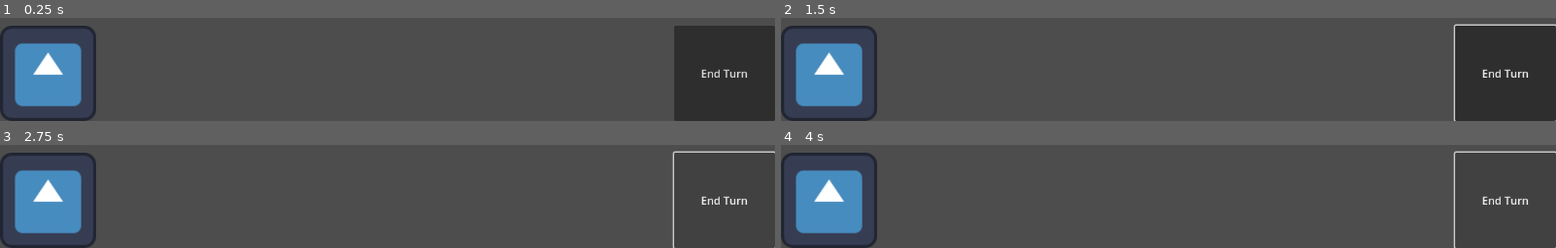
Above: before the commit, frames 1-4 (two rows, left to right).
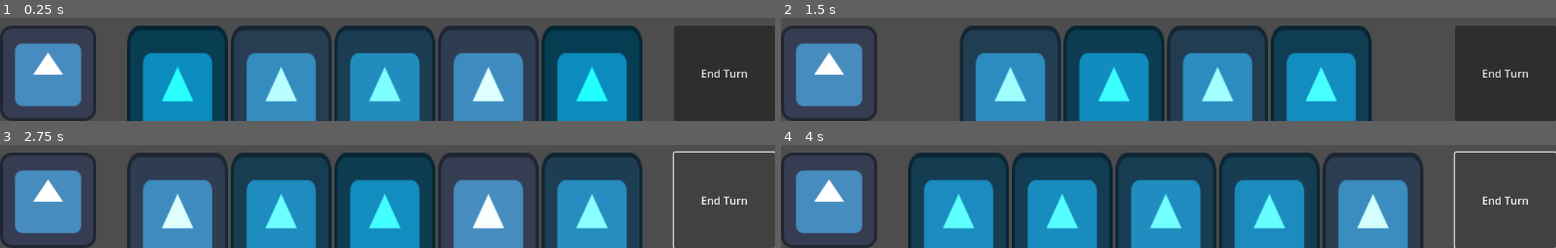
Above: after the commit, the same moments.

Repository: MichaelRRyan/GGJ-2025
Game: Godot game, scene res://Gameplay/gameplay.tscn
Two runs of this game, one before a commit and one after it. Both use one fixed random seed, a clock stepped at 60 frames per second and the inputs below. The engine's default icon, where the game draws it, is replaced by a stand-in: a white triangle on a blue panel in a dark square.
Inputs (mouse positions are in pixels of both pictures, inside the frame that each line leads up to):
- Up to frame 1 (0.25 s): no input
- Up to frame 2 (1.5 s): click "End Turn" at 0.5 s; click (959, 99) at 1.27 s
- Up to frame 3 (2.75 s): click "End Turn" at 2 s
- Up to frame 4 (4 s): click (959, 226) at 2.77 s; click "End Turn" at 3.5 s

The runs differ from the first frame. In frame 1, 60% of the frame differs, in the area x 16-83%, y 7-100%; in frame 2, 48%; in frame 3, 55%; in frame 4, 60%.

Commit message:
Integrated merged changes into existing system

Diff:
--- a/Features/Cards/CardManager.gd
+++ b/Features/Cards/CardManager.gd
@@ -1,34 +1,14 @@
 extends Node
 
-var _draw_deck := Deck.new()
+var _draw_deck : Deck = null
 var _discard_deck := Deck.new()
 var _hand_cards := []
 var _max_hand_size : int = 5
 
 
-func create_card(name: String, description: String, effect: Effect) -> Card:
-	# Create the card with the name, description and assign the effect
-	var card = Card.new()
-	card.name = name
-	card.description = description
-	card.effect = effect
-
-	return card
-
-
-func _ready():
-	var spirit = get_parent().get_node("Spirit")
-
-	# Create a damage card that damage the Spirit
-	var damage_effect = DamageEffect.new()
-	damage_effect.target = spirit
-	var damage_card_spirit = create_card("DamageCard", "Deal damage to the player.", damage_effect)
-
-	_draw_deck.add_card(damage_card_spirit)
-	_draw_deck.add_card(damage_card_spirit)
-	_draw_deck.add_card(damage_card_spirit)
-	_draw_deck.add_card(damage_card_spirit)
-	_draw_deck.add_card(damage_card_spirit)
+#-------------------------------------------------------------------------------
+func _ready() -> void:
+	_draw_deck = PersistentDeck
 
 
 #-------------------------------------------------------------------------------
--- /dev/null
+++ b/Features/Cards/card_manager.tscn
@@ -0,0 +1,6 @@
+[gd_scene load_steps=2 format=3 uid="uid://5p2d4q285u3m"]
+
+[ext_resource type="Script" path="res://Features/Cards/CardManager.gd" id="1_fvls5"]
+
+[node name="CardManager" type="Node"]
+script = ExtResource("1_fvls5")
--- a/Features/Encounter/encounter.tscn
+++ b/Features/Encounter/encounter.tscn
@@ -1,14 +1,17 @@
-[gd_scene load_steps=5 format=3 uid="uid://dfxcvq13dhr0n"]
+[gd_scene load_steps=6 format=3 uid="uid://dfxcvq13dhr0n"]
 
 [ext_resource type="Script" path="res://Features/Encounter/Encounter.gd" id="1_dcat6"]
 [ext_resource type="PackedScene" uid="uid://b425p5v0uckgl" path="res://Features/TurnManager/turn_manager.tscn" id="1_ic1e4"]
 [ext_resource type="PackedScene" uid="uid://lpakvaofoidn" path="res://Features/CardInterface/card_interface.tscn" id="2_53jat"]
+[ext_resource type="PackedScene" uid="uid://5p2d4q285u3m" path="res://Features/Cards/card_manager.tscn" id="3_0ndc0"]
 [ext_resource type="PackedScene" uid="uid://dqig0ruy5ltgr" path="res://Features/Component/health_component.tscn" id="3_8leue"]
 
 [node name="Encounter" type="Node2D"]
 script = ExtResource("1_dcat6")
 
 [node name="TurnManager" parent="." instance=ExtResource("1_ic1e4")]
+
+[node name="CardManager" parent="." instance=ExtResource("3_0ndc0")]
 
 [node name="CardInterface" parent="." instance=ExtResource("2_53jat")]
 
@@ -20,5 +23,7 @@
 
 [node name="HealthComponent" parent="Spirit" instance=ExtResource("3_8leue")]
 
-[connection signal="draw_cards" from="TurnManager" to="CardInterface" method="draw_cards"]
+[connection signal="draw_cards" from="TurnManager" to="CardManager" method="draw_cards"]
+[connection signal="card_played" from="CardInterface" to="CardManager" method="play_card"]
 [connection signal="turn_ended" from="CardInterface" to="TurnManager" method="_on_card_interface_turn_ended"]
+[connection signal="turn_ended" from="CardInterface" to="CardManager" method="_on_card_interface_turn_ended"]
--- a/Features/TurnManager/turn_manager.gd
+++ b/Features/TurnManager/turn_manager.gd
@@ -22,7 +22,7 @@
 
 
 #-------------------------------------------------------------------------------
-func _change_state(new_state : int) -> void:
+func _change_state(new_state : TurnState) -> void:
 
 	# Handles the state change (will implement more here later)
 	match new_state:
--- a/Gameplay/game_state.gd
+++ b/Gameplay/game_state.gd
@@ -4,7 +4,7 @@
 static var spiritEntity : Object
 
 
-static func getEffectTarget(target_name : String) -> Object:
+func getEffectTarget(target_name : String) -> Object:
 	if(target_name == "Player"):
 		return playerEntity
 	if(target_name == "Spirit"):
--- a/Gameplay/gameplay.gd
+++ b/Gameplay/gameplay.gd
@@ -10,13 +10,11 @@
 	start_encounter()
 
 func initialise_deck():
-	var player_name = "Player"
 	var spirit_name = "Spirit"
-	var damage_card = CardFactory.get_damage_card(spirit_name)
 
 	# Add multiple cards to PersistentDeck
 	for i in range(5):
-		PersistentDeck.add_card(damage_card)
+		PersistentDeck.add_card(CardFactory.get_damage_card(spirit_name))
 
 func start_encounter():
 	encounter_scene = EncounterScene.instantiate()
